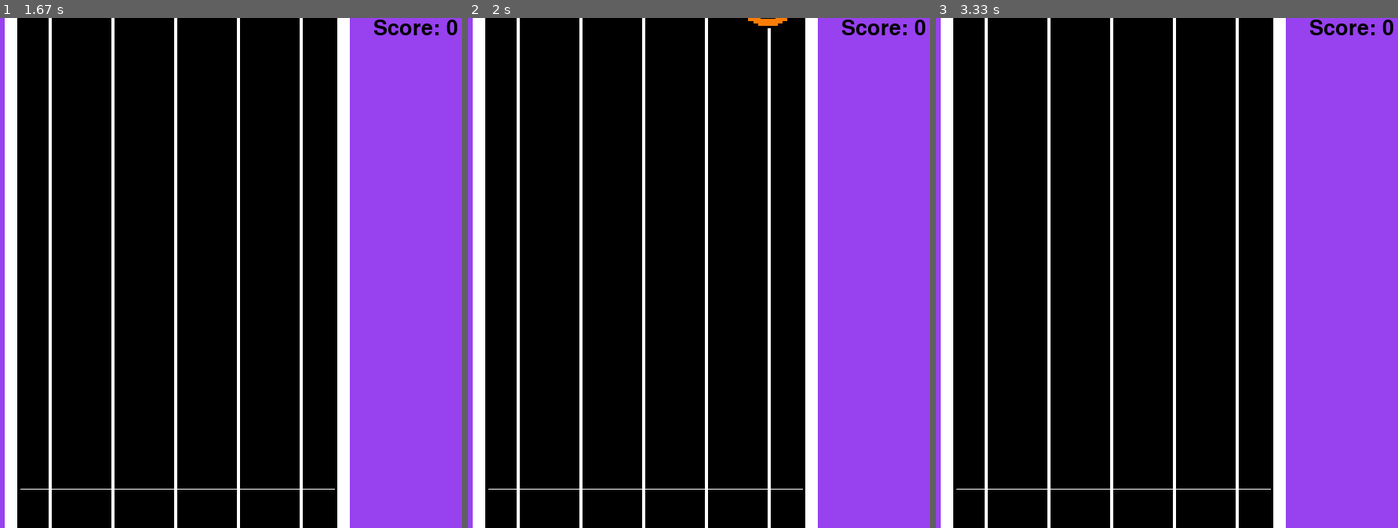
Above: before the commit, frames 1-3 (left to right).
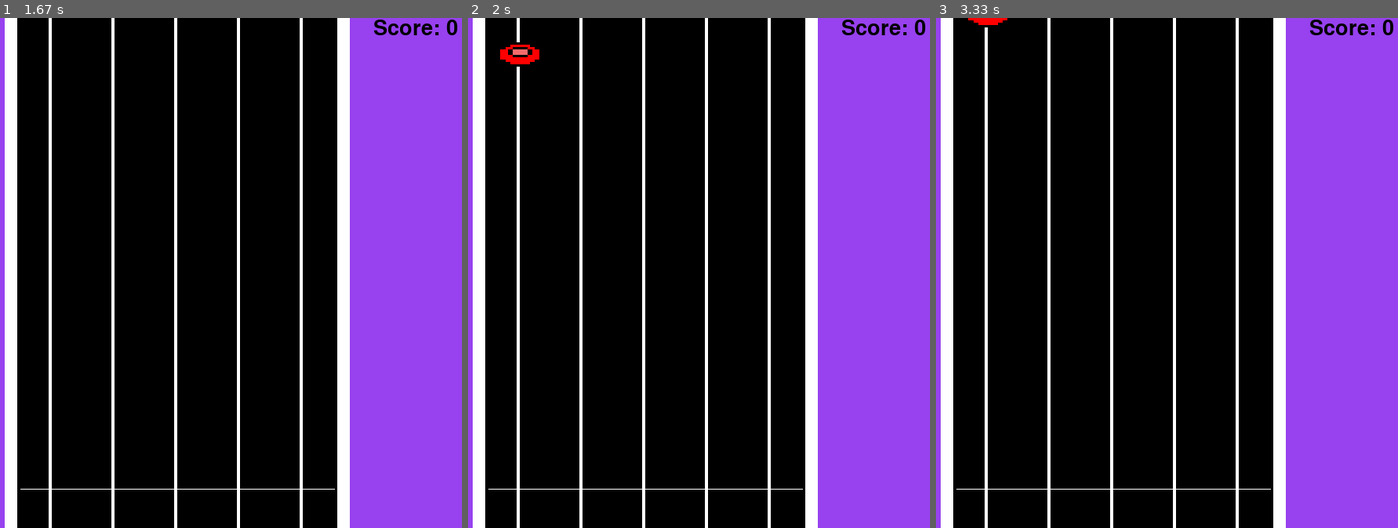
Above: after the commit, the same moments.

Repository: claraluques/projeto-dsoft
Game: pygame game, started from pygame tutorial.py
Same seed, same stepped clock (60 frames per second), same inputs: the game is played once before the commit and once after it.
Inputs:
- Up to frame 1 (1.67 s): tap T at 0.33 s
- Up to frame 2 (2 s): tap S at 1.67 s
- Up to frame 3 (3.33 s): hold Up 2-2.47 s; tap S at 2.9 s; hold Up from 3.23 s (still down)

Frame 1 is identical in both runs. In frame 2, 0.3% of the frame differs, in the area x 6-70%, y 0-10%; in frame 3, less than 0.1%.

Commit message:
gerando teclas sguindo a musica maravilhosamente, porem precisamos consertar os acertos

Diff:
--- a/classe_musicas.py
+++ b/classe_musicas.py
@@ -1,10 +1,26 @@
-
-oimusica1 = open('doremifa.txt', 'r')
-musica1txt = oimusica1.readlines()
-oimusica1.close()
-musica1str = list(musica1txt[0])
-musica1 = []
-for i in range (len(musica1str)):
-    musica1.append(int(musica1str[i]))
-
-print (musica1)
+class musicas:
+    def musica1():
+        oimusica1 = open('doremifa.txt', 'r')
+        musica1txt = oimusica1.readlines()
+        oimusica1.close()
+        musica1str = list(musica1txt[0])
+        musica1 = []
+        for i in range (len(musica1str)):
+            musica1.append(int(musica1str[i]))
+        y1=[]
+        y2=[]
+        y3=[]
+        y4=[]
+        y5=[]
+        for i in range (len(musica1)):
+            if musica1[i] == 0:
+                y1.append(-100*i)
+            elif musica1[i] == 1:
+                y2.append(-100*i)
+            elif musica1[i] == 2:
+                y3.append(-100*i)
+            elif musica1[i] == 3:
+                y4.append(-100*i)
+            elif musica1[i] == 4:
+                y5.append(-100*i)
+        return y1, y2, y3, y4, y5
--- a/classe_teclas.py
+++ b/classe_teclas.py
@@ -20,7 +20,6 @@
         font = pygame.font.SysFont(None, 25)
         text = font.render("Score: "+str(count), True, black)
         gameDisplay.blit(text,(700,0))
-
 
     def tecla1(x, y1):
         tecla1Img = pygame.image.load('botao1.png')
--- a/doremifa.txt
+++ b/doremifa.txt
@@ -1 +1 @@
-08182838838388081808188181880858483883838808182838383
+80818283833808180818118084838282280818283833
--- a/pygame tutorial.py
+++ b/pygame tutorial.py
@@ -1,5 +1,6 @@
 import pygame
 import random
+from classe_musicas import musicas as m
 
 def process_key(y, score):
     d1 = y - 550
@@ -8,7 +9,7 @@
     if d1 < 5:
         print('PERFECT')
         Perfect(650,100)
-        y = random.randrange(-600,0)
+#        y = random.randrange(-600,0)
         score +=3
         print("SCORE: {0}".format(score))
 
@@ -16,13 +17,12 @@
         print ("VERY GOOD")
         score += 2
         print("SCORE: {0}".format(score))
-        y =random.randrange(-600,0)
+#        y =random.randrange(-600,0)
     elif d1 < 25:
         print ("GOOD")
         score += 1
         print("SCORE: {0}".format(score))
-        y = random.randrange(-600,0)
-
+#        y = random.randrange(-600,0)
     else:
         print("MISSED")
 
@@ -103,17 +103,22 @@
 
 ganhou = False
 
-
-
+musica1 = m.musica1()
+listay1 = musica1[0]
+listay2 = musica1[1]
+listay3 = musica1[2]
+listay4 = musica1[3]
+listay5 = musica1[4]
+print (listay1)
 
 
 x = (190)
 
-y1 =random.randrange(-600,0)
-y2 =random.randrange(-600,0)
-y3 =random.randrange(-600,0)
-y4 =random.randrange(-600,0)
-y5 =random.randrange(-600,0)
+#y1 =random.randrange(-600,0)
+#y2 =random.randrange(-600,0)
+#y3 =random.randrange(-600,0)
+#y4 =random.randrange(-600,0)
+#y5 =random.randrange(-600,0)
 y_change = 0
 
 
@@ -121,8 +126,8 @@
 
 area_de_acerto = display_height - 500
 
-xacerto1 = display_height*0.8
-xacerto2 = display_height
+#xacerto1 = display_height*0.8
+#xacerto2 = display_height
 
 
 score = 0
@@ -130,6 +135,36 @@
 frames= 0
 
 while not crashed:
+
+    gameDisplay.fill(purple)
+    gameDisplay.blit(guitarraImg, (0, 0))
+    pygame.draw.line(gameDisplay, white ,[200,600], [600,600], 1)
+
+
+    Score(score)
+
+    for i in range (len(listay1)):
+        y1 = listay1[i]
+        bot1(x, y1)
+        listay1[i] += y_change
+    for i in range (len(listay2)):
+        y2 = listay2[i]
+        bot2(x, y2)
+        listay2[i] += y_change
+    for i in range (len(listay3)):
+        y3 = listay3[i]
+        bot3(x, y3)
+        listay3[i] += y_change
+    for i in range (len(listay4)):
+        y4 = listay4[i]
+        bot4(x, y4)
+        listay4[i] += y_change
+    for i in range (len(listay5)):
+        y5 = listay5[i]
+        bot5(x, y5)
+        listay5[i] += y_change
+
+
 
     for event in pygame.event.get():
         if event.type == pygame.QUIT:
@@ -161,41 +196,37 @@
             if event.key == pygame.K_DOWN or event.key == pygame.K_UP:
                 y_change = 0
 
-    y1 += y_change
-    y2 += y_change
-    y3 += y_change
-    y4 += y_change
-    y5 += y_change
-
-    gameDisplay.fill(purple)
-    gameDisplay.blit(guitarraImg, (0, 0))
-    pygame.draw.line(gameDisplay, white ,[200,600], [600,600], 1)
-
-
-    Score(score)
-    if frames%20 == 0:
-        print ('tic')
-
-    bot1(x, y1)
-    bot2(x, y2)
-    bot3(x, y3)
-    bot4(x, y4)
-    bot5(x, y5)
-
-    if y1 > display_height:
-        y1 = random.randrange(-200,0)
-
-    if y2 > display_height:
-        y2 = random.randrange(-100,0)
-
-    if y3 > display_height:
-        y3 = random.randrange(-400,0)
-
-    if y4 > display_height:
-        y4 = random.randrange(-250,0)
-
-    if y5 > display_height:
-        y5 = random.randrange(-300,0)
+
+
+
+
+
+
+
+
+
+#    bot1(x, y1)
+#    bot2(x, y2)
+#    bot3(x, y3)
+#    bot4(x, y4)
+#    bot5(x, y5)
+
+
+
+#    if y1 > display_height:
+#        y1 = random.randrange(-200,0)
+#
+#    if y2 > display_height:
+#        y2 = random.randrange(-100,0)
+#
+#    if y3 > display_height:
+#        y3 = random.randrange(-400,0)
+#
+#    if y4 > display_height:
+#        y4 = random.randrange(-250,0)
+#
+#    if y5 > display_height:
+#        y5 = random.randrange(-300,0)
 
     if score == 100:
         ganhou = True
